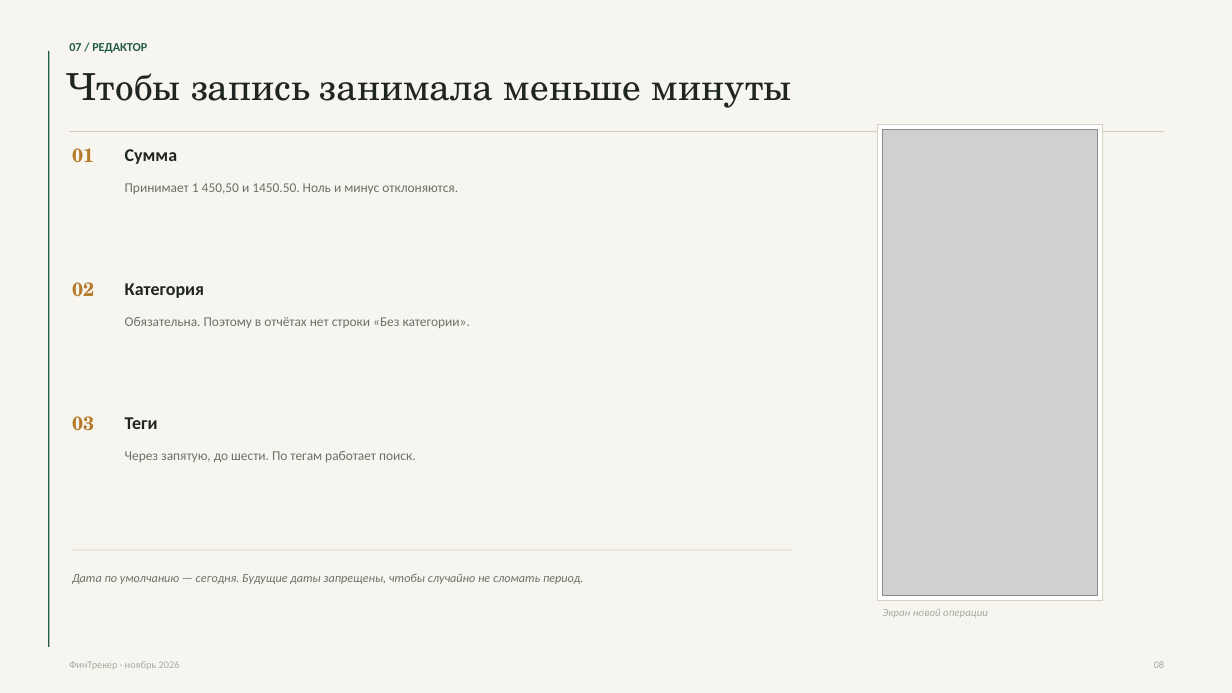
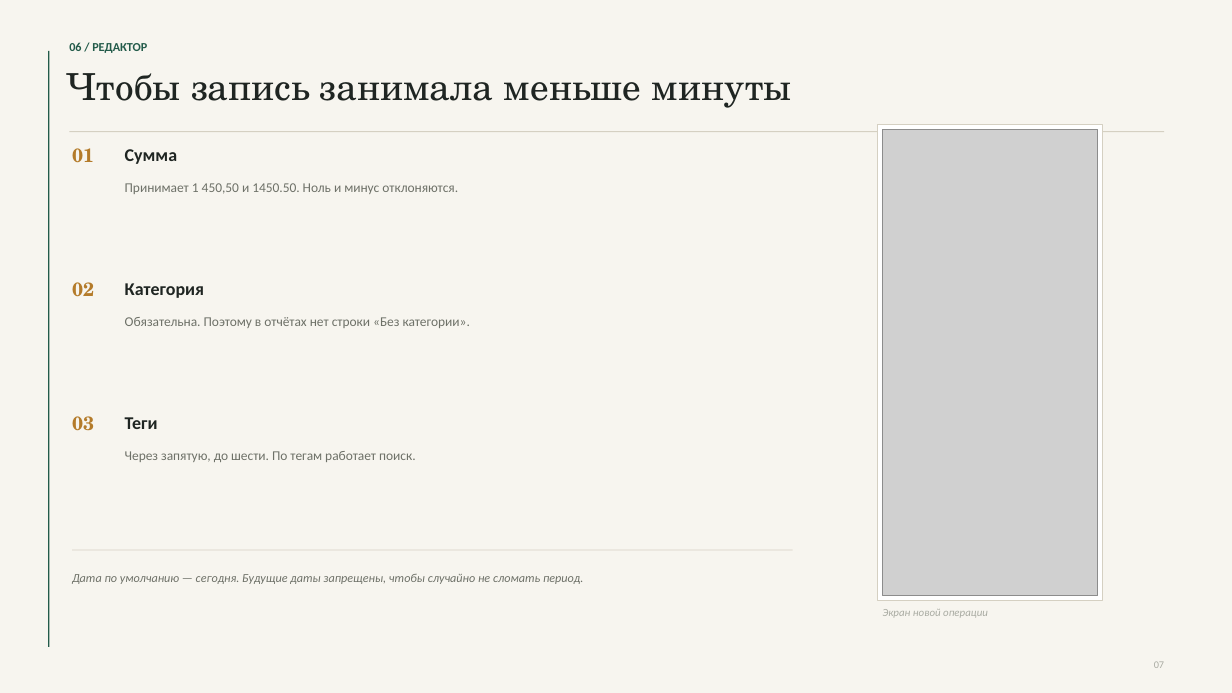
Before and after one commit to Croker0/fintracker, a slide deck: slide 7 of presentation/FinTracker.pptx (slide 8 before the commit). Drawn at 1232x693 pixels with LibreOffice and Linux fonts; fonts in the diff are those of the drawing; grey boxes stand for pictures. Boxes give left, top, right and bottom in pixels: in the first picture for what was removed or moved away, otherwise in the second. Text is boxed around its words. In the diff, an @@ line names an element or a change of style, - is before the commit and + after.

```diff
--- a/presentation/FinTracker.pptx
+++ b/presentation/FinTracker.pptx
@@ text at (69, 42, 147, 53): text changed @@
-07 / РЕДАКТОР
+06 / РЕДАКТОР
@@ text removed at (69, 661, 180, 669) @@
-ФинТрекер · ноябрь 2026
```
Also in this commit, not shown: 5 other slides changed, 4 slides added, 5 slides removed.
